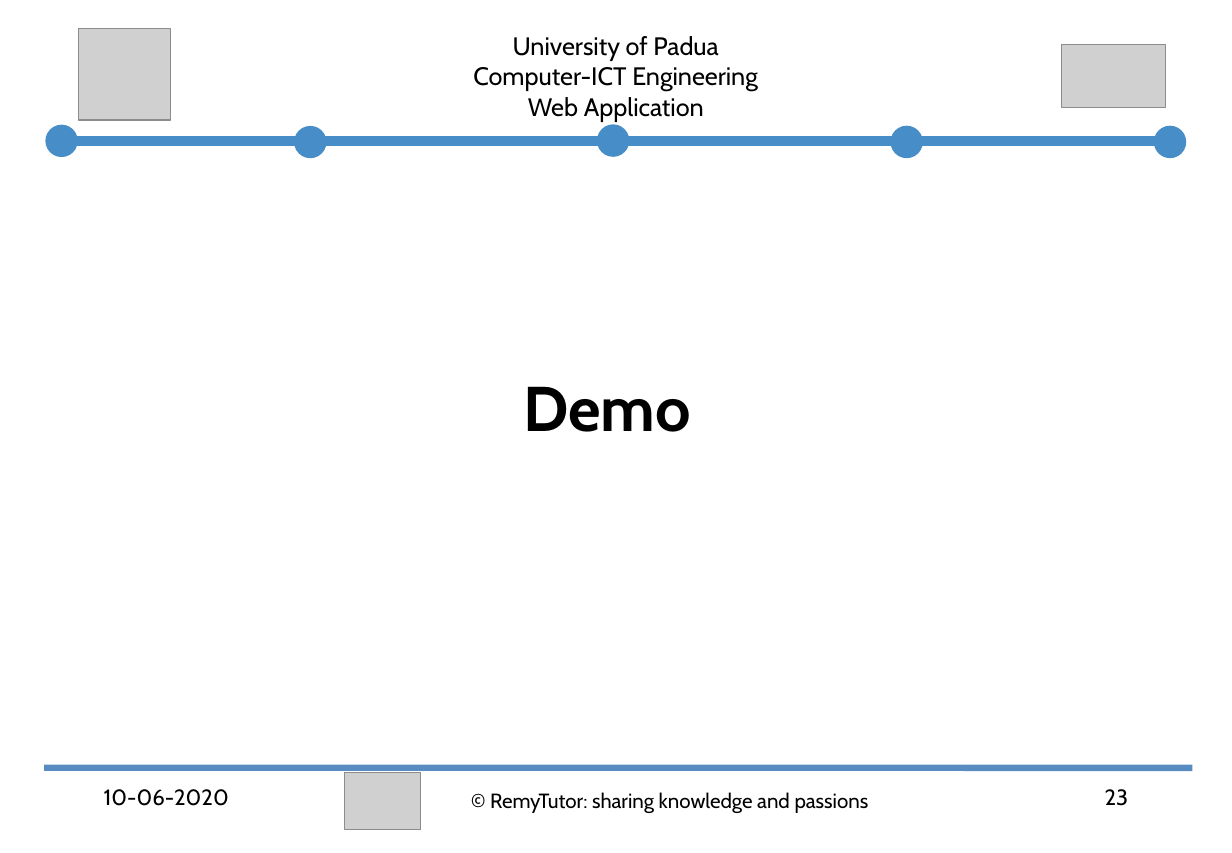
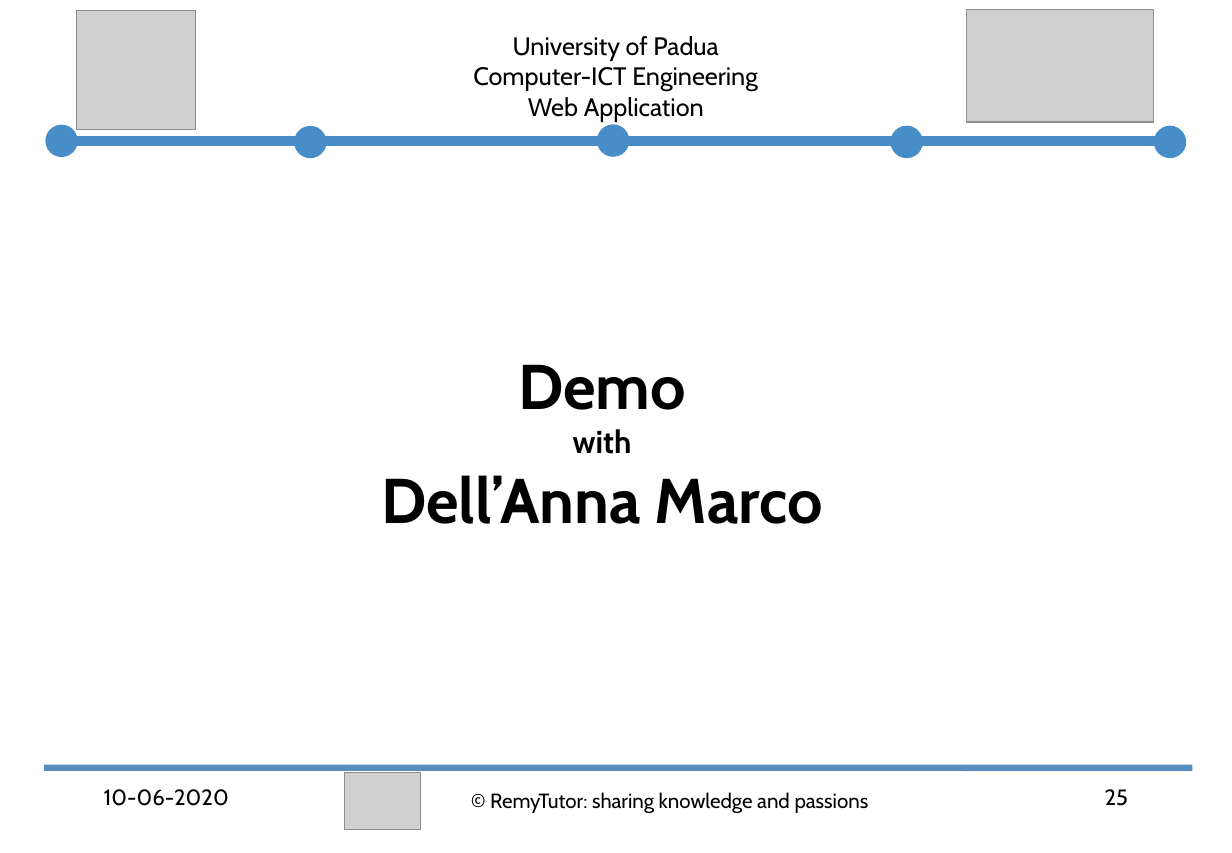
Before and after one commit to abahmadb/Web-Applications, a slide deck: slide 25 of HW2-RemyTutor-2019-2020 - Ahmad.ppt (slide 23 before the commit). Drawn at 1232x853 pixels with LibreOffice and Linux fonts; fonts in the diff are those of the drawing; grey boxes stand for pictures. Boxes give left, top, right and bottom in pixels: in the first picture for what was removed or moved away, otherwise in the second. Text is boxed around its words. In the diff, an @@ line names an element or a change of style, - is before the commit and + after.

```diff
--- a/HW2-RemyTutor-2019-2020 - Ahmad.ppt
+++ b/HW2-RemyTutor-2019-2020 - Ahmad.ppt
@@ picture: place and size @@
-picture at (78,28,170,120)
+picture at (76,10,194,130)
@@ picture: place and size @@
-picture at (1060,44,1165,107)
+picture at (966,9,1152,122)
@@ text added at (381,364,823,524), 40 pt, text #000000, bold @@
+Demo
+with
+Dell’Anna Marco
@@ text removed at (523,386,691,432) @@
-Demo
@@ page number at (1105,789,1129,806): text changed @@
-23
+25
```
Also in this commit, not shown: 22 other slides changed, 2 slides added, 1 slide removed.
